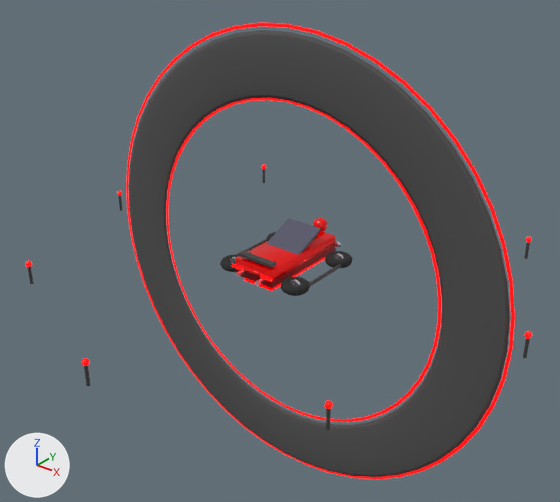
An edit to the glTF model public/mad-car.glb, drawn before and after from the same camera.
The view is the same before and after, from a camera (50 mm lens) standing at (8.41, -10.73, 7.03) and looking at (-0.2, 0.03, 0.35). Every picture has the same lights, and +X, +Y and +Z are marked at lower left. The older version comes first. Where no turn or scale is listed for an object, it has been applied to the vertices.

Objects in the first picture: 'CarBody', 'TrackEdgeInner', 'TrackEdgeOuter', 'TrackRoad', 'Windshield' and 22 more.
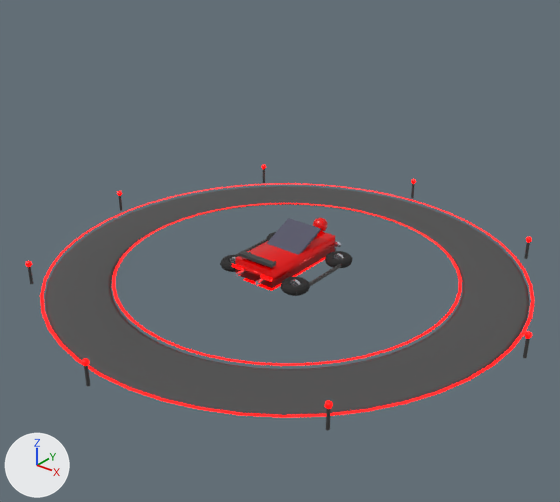
The change, as JSON lines over the scene's bpy script:
```json
{"op": "set", "path": "ob_trackedgeinner.rotation_euler", "old": "(1.57, 0.0, 0.0)", "new": "(0.0, 0.0, 0.0)", "note": "degrees (90, 0, 0) -> degrees (0, 0, 0)"}
{"op": "set", "path": "ob_trackedgeouter.rotation_euler", "old": "(1.57, 0.0, 0.0)", "new": "(0.0, 0.0, 0.0)", "note": "degrees (90, 0, 0) -> degrees (0, 0, 0)"}
{"op": "set", "path": "ob_trackroad.rotation_euler", "old": "(1.57, 0.0, 0.0)", "new": "(0.0, 0.0, 0.0)", "note": "degrees (90, 0, 0) -> degrees (0, 0, 0)"}
```

Where the change shows, as pixel boxes [x1, y1, x2, y2] in the pictures (560 x 502 px):
```json
{"object": "TrackRoad", "change": "turned", "before": [129, 30, 510, 477], "after": [45, 186, 530, 415]}
{"object": "TrackEdgeOuter", "change": "turned", "before": [126, 23, 515, 479], "after": [40, 183, 534, 418]}
{"object": "TrackEdgeInner", "change": "turned", "before": [166, 98, 442, 422], "after": [112, 203, 462, 366]}
```
